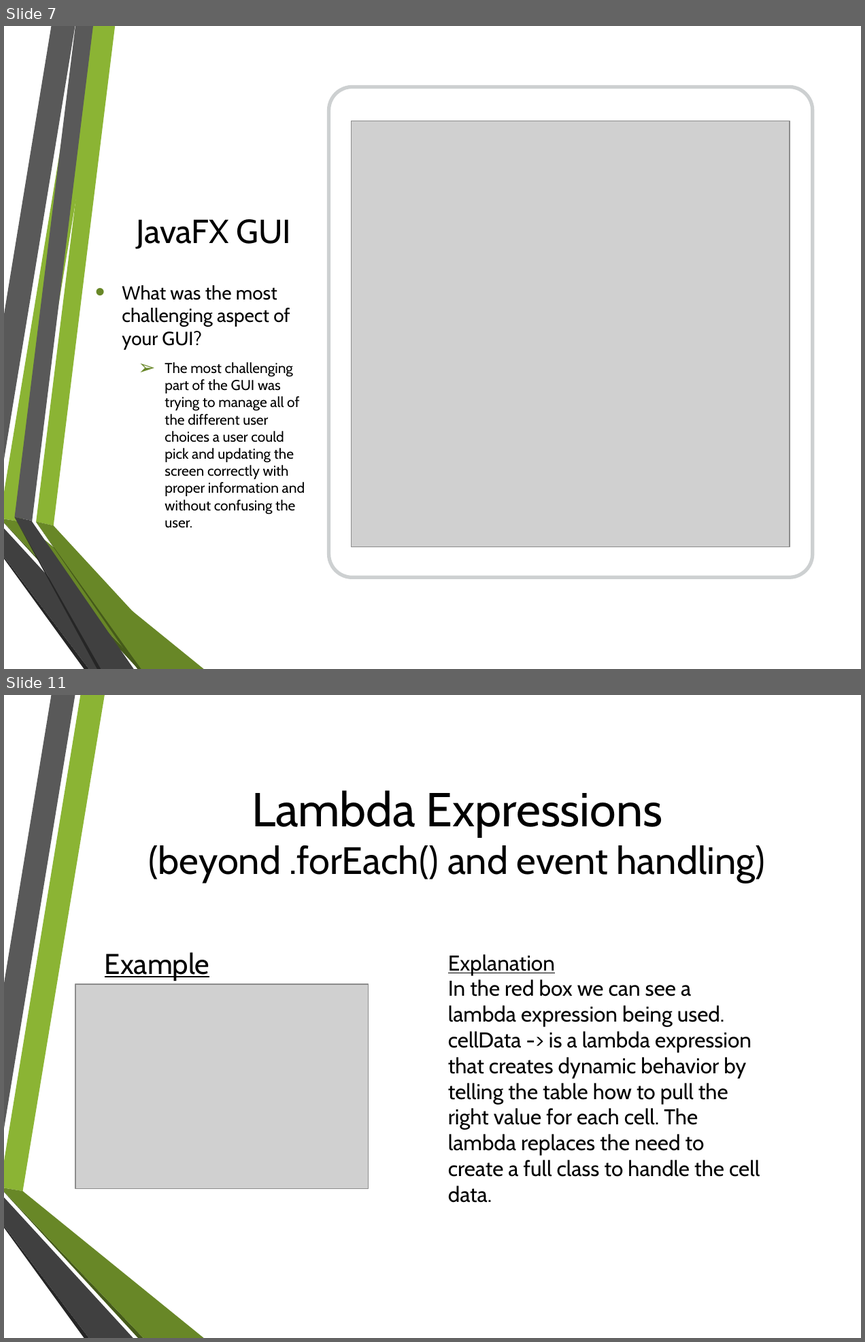
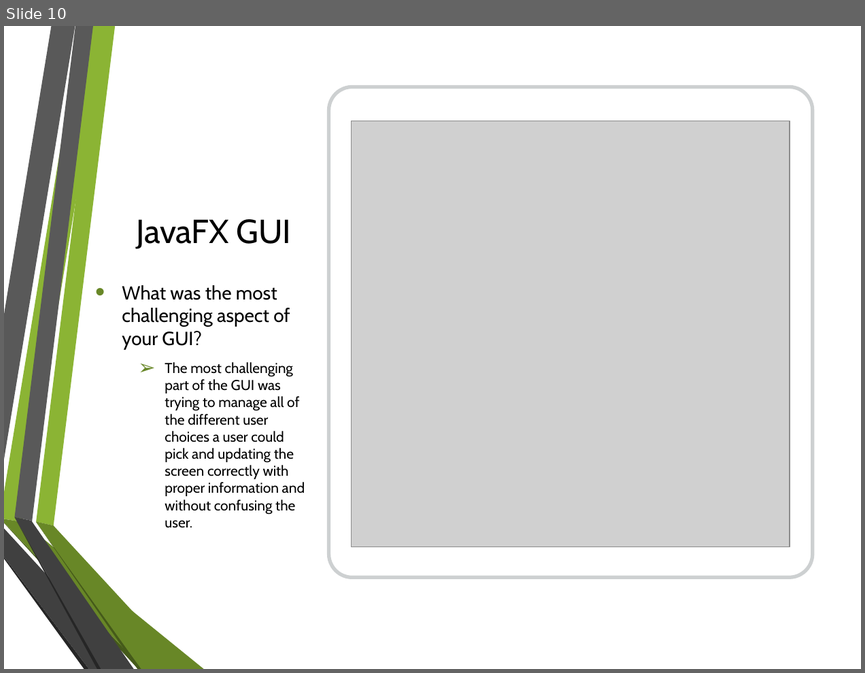
Before and after one commit to clampett/recycling-aid, a slide deck: Recycling Aid Presentation.pptx. Shown one above the other, each under a label of ours: slides 7 and 11 before the commit, slide 10 after it; the slides between them are not shown. The pictures are 865x1342 and 865x673 pixels, drawn with LibreOffice and Linux fonts; fonts in the diff are those of the drawing; grey boxes stand for pictures; background and template pictures are left out. Boxes give left, top, right and bottom in pixels: in the first picture for what was removed or moved away, otherwise in the second. Text is boxed around its words. In the diff, an @@ line names an element or a change of style, - is before the commit and + after.

Commit message:
Added uml pictures and latest ppt

```diff
--- a/Recycling Aid Presentation.pptx
+++ b/Recycling Aid Presentation.pptx
@@ slide 11 removed at [4, 695, 861, 1338], background picture (left out); not listed: 6 template elements that a slide beside it also shows @@
@@ title removed at [148, 790, 766, 883] @@
-Lambda Expressions
-(beyond .forEach() and event handling)
@@ text removed at [105, 952, 210, 981] @@
-Example
@@ text removed at [448, 954, 759, 1176] @@
-Explanation
-In the red box we can see a lambda expression being used.
-cellData -> is a lambda expression that creates dynamic behavior by telling the table how to pull the right value for each cell. The lambda replaces the need to create a full class to handle the cell data.
@@ picture removed at [75, 984, 368, 1189] @@
@@ what was slide 7 is now slide 10 @@
```
Also in this commit, not shown: 9 slides changed, 6 slides added, 2 other slides removed, 4 other files.
